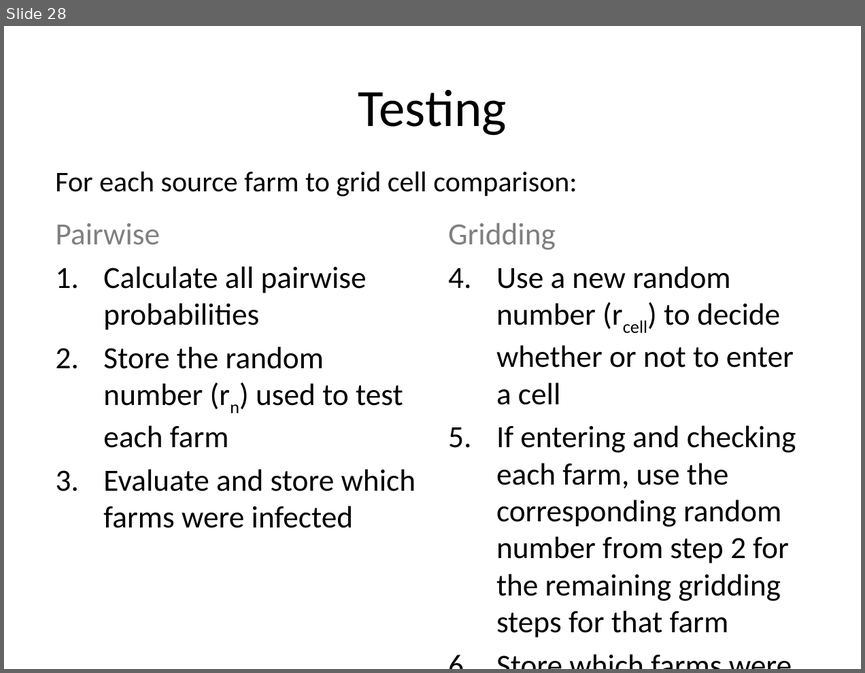
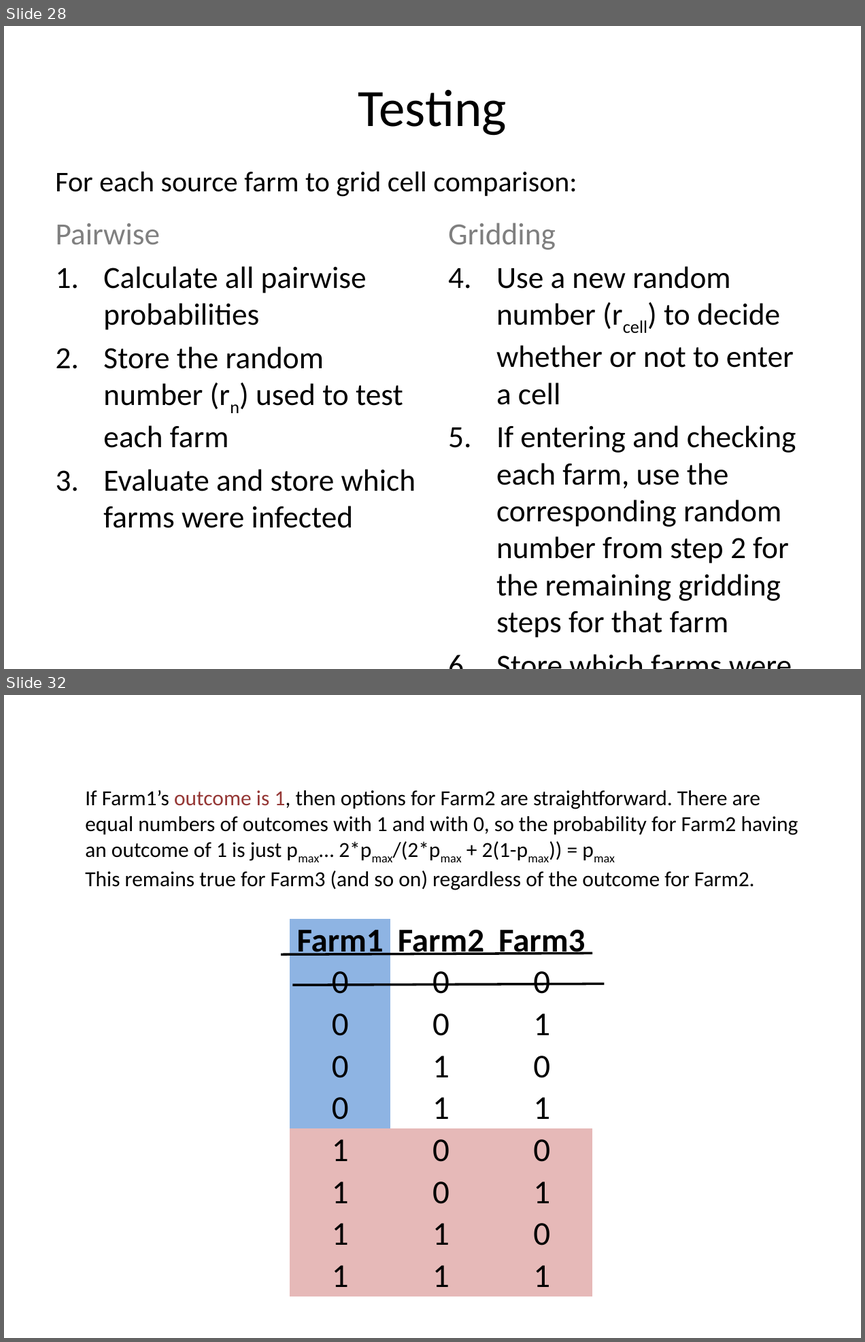
Before and after one commit to webblabb/usdosr, a slide deck: Schematics.pptx. Shown one above the other, each under a label of ours: slide 28 before the commit, slides 28 and 32 after it; the slides between them are not shown. The pictures are 865x673 and 865x1342 pixels, drawn with LibreOffice and Linux fonts; fonts in the diff are those of the drawing. Boxes give left, top, right and bottom in pixels: in the first picture for what was removed or moved away, otherwise in the second. Text is boxed around its words. In the diff, an @@ line names an element or a change of style, - is before the commit and + after.

```diff
--- a/Schematics.pptx
+++ b/Schematics.pptx
@@ slide 32 added at (4,695,861,1338), background #FFFFFF @@
@@ text added at (85,790,798,890), 18 pt, text #000000 @@
+If Farm1’s outcome is 1, then options for Farm2 are straightforward. There are equal numbers of outcomes with 1 and with 0, so the probability for Farm2 having an outcome of 1 is just pmax… 2*pmax/(2*pmax + 2(1-pmax)) = pmax
+This remains true for Farm3 (and so on) regardless of the outcome for Farm2.
@@ table added at (290,919,593,1289), 9 rows, 3 columns @@
+Farm1 | Farm2 | Farm3
+0 | 0 | 0
+0 | 0 | 1
+0 | 1 | 0
+0 | 1 | 1
+1 | 0 | 0
+1 | 0 | 1
+1 | 1 | 0
+1 | 1 | 1
@@ line added from (281, 955) to (593, 953), #000000 2 pt @@
@@ line added from (293, 985) to (604, 984), #000000 2 pt @@
```
Also in this commit, not shown: 2 slides changed, 7 other slides added, 9 other files.
